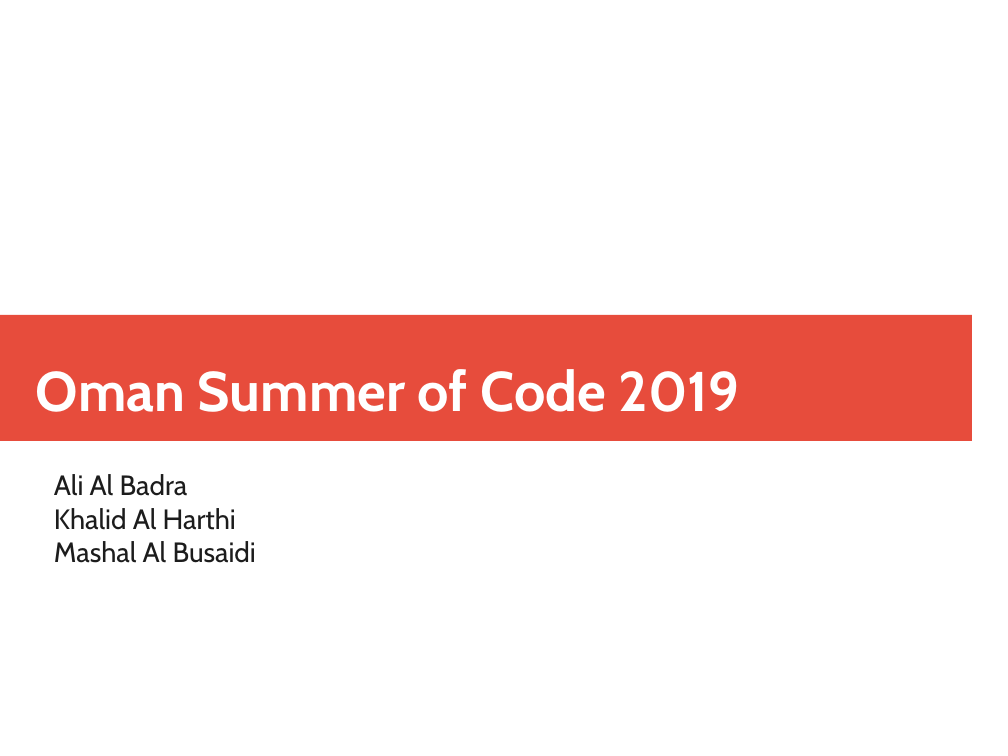
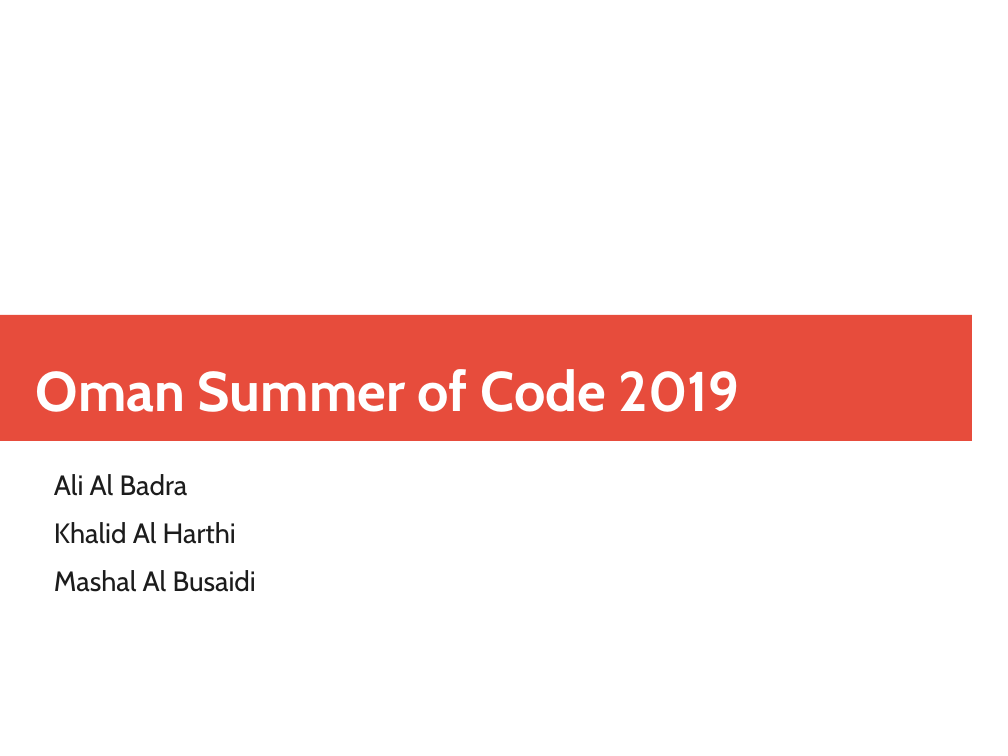
Before and after one commit to Aliii98/osoc19, a slide deck: slide 1 of OSOC-proposal.odp. Drawn at 1008x756 pixels with LibreOffice and Linux fonts; fonts in the diff are those of the drawing. Boxes give left, top, right and bottom in pixels: in the first picture for what was removed or moved away, otherwise in the second. Text is boxed around its words. In the diff, an @@ line names an element or a change of style, - is before the commit and + after.

```diff
--- a/OSOC-proposal.odp
+++ b/OSOC-proposal.odp
@@ subtitle "Ali Al Badra" at (x1=54, y1=474, x2=256, y2=592): more space between paragraphs @@
```
Also in this commit, not shown: 5 other slides changed, 2 slides added, 2 slides removed.
